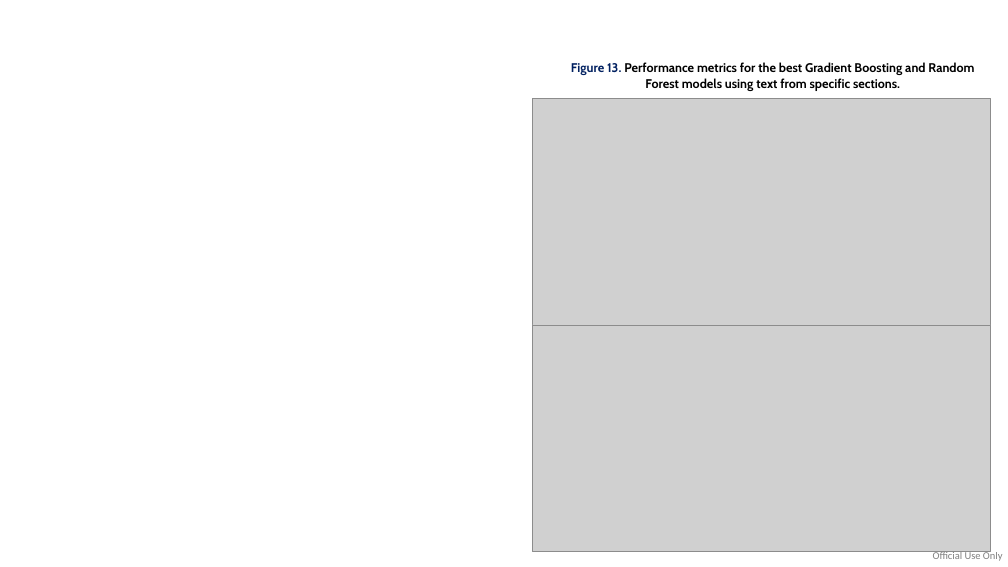
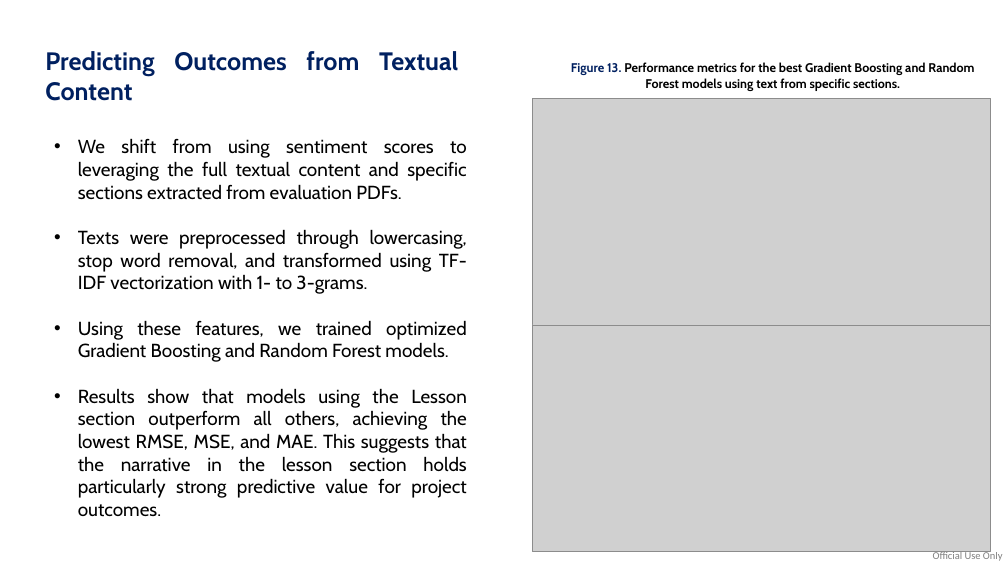
Before and after one commit to diegopaal/IEG-Interview, a slide deck: slide 14 of 3_Outputs/Diego Parra - IEG Interview.pptx (slide 11 before the commit). Drawn at 1008x567 pixels with LibreOffice and Linux fonts; fonts in the diff are those of the drawing; grey boxes stand for pictures. Boxes give left, top, right and bottom in pixels: in the first picture for what was removed or moved away, otherwise in the second. Text is boxed around its words. In the diff, an @@ line names an element or a change of style, - is before the commit and + after.

```diff
--- a/3_Outputs/Diego Parra - IEG Interview.pptx
+++ b/3_Outputs/Diego Parra - IEG Interview.pptx
@@ text added at [45, 51, 458, 101], 24 pt, text #002060, bold @@
+Predicting Outcomes from Textual Content
@@ text added at [78, 138, 467, 517], 18 pt, text #000000 @@
+• We shift from using sentiment scores to leveraging the full textual content and specific sections extracted from evaluation PDFs.
+• Texts were preprocessed through lowercasing, stop word removal, and transformed using TF-IDF vectorization with 1- to 3-grams.
+• Using these features, we trained optimized Gradient Boosting and Random Forest models.
+• Results show that models using the Lesson section outperform all others, achieving the lowest RMSE, MSE, and MAE. This suggests that the narrative in the lesson section holds particularly strong predictive value for project outcomes.
```
Also in this commit, not shown: 11 other slides changed, 3 slides added.
